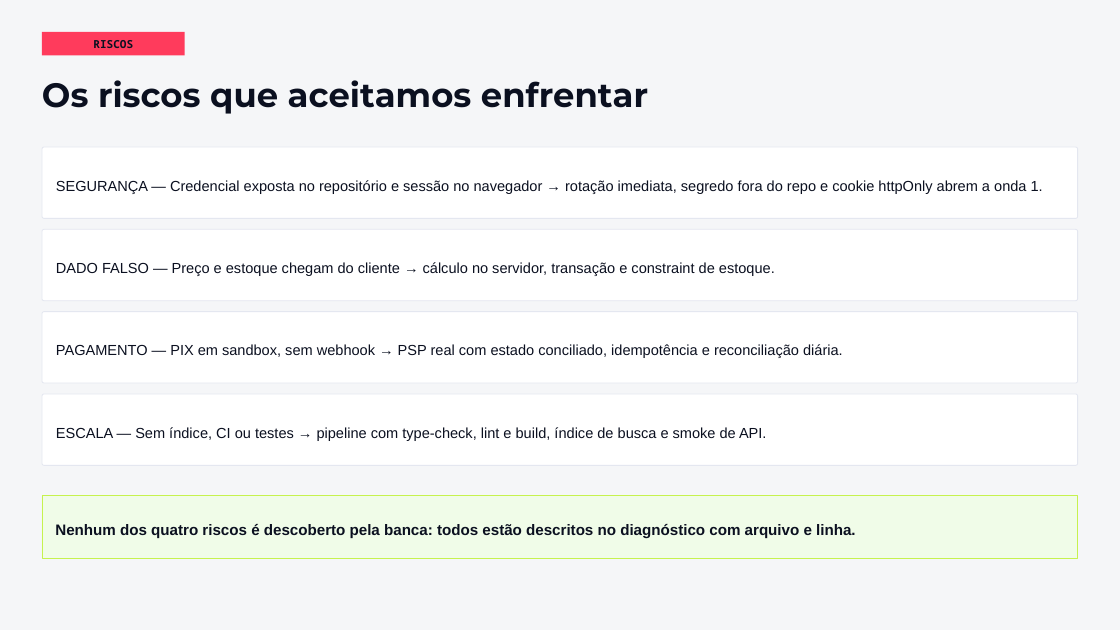
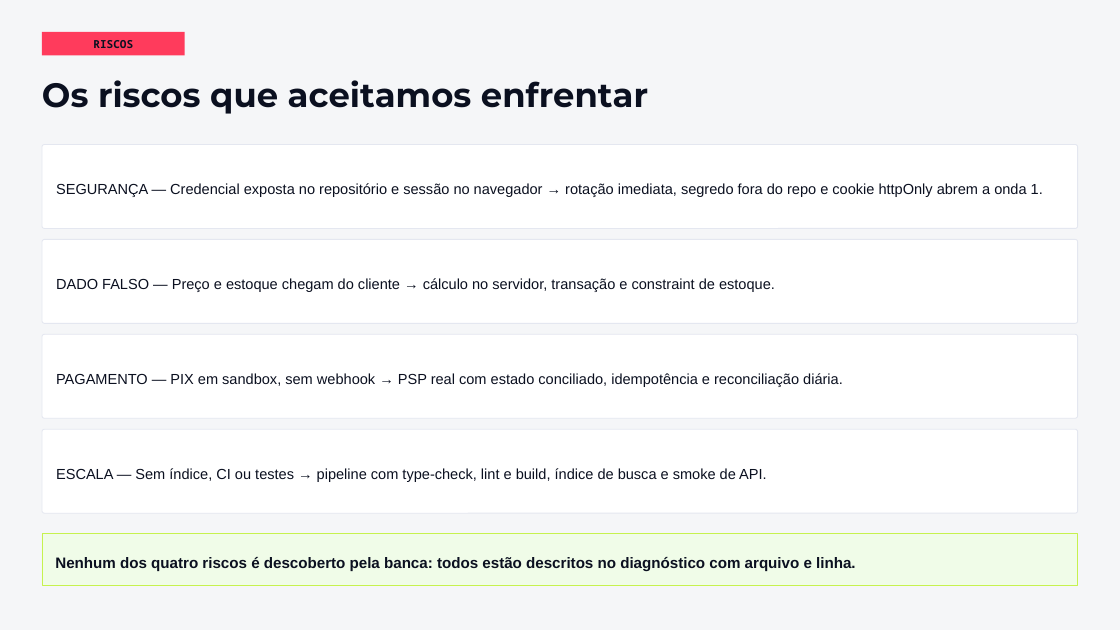
Before and after one commit to FeufeuP/-CoreMotion, a slide deck: slide 13 of docs/etapa-5/pessoa-4/apresentacao/CoreMotion-Pitch-animado.pptx. Drawn at 1120x630 pixels with LibreOffice and Linux fonts; fonts in the diff are those of the drawing. Boxes give left, top, right and bottom in pixels: in the first picture for what was removed or moved away, otherwise in the second. Text is boxed around its words. In the diff, an @@ line names an element or a change of style, - is before the commit and + after.

```diff
--- a/docs/etapa-5/pessoa-4/apresentacao/CoreMotion-Pitch-animado.pptx
+++ b/docs/etapa-5/pessoa-4/apresentacao/CoreMotion-Pitch-animado.pptx
@@ rounded rectangle "SEGURANÇA — Credencial exposta no ...": place and size @@
-rounded rectangle "SEGURANÇA — Credencial exposta no ..." at [42, 147, 1078, 218]
+rounded rectangle "SEGURANÇA — Credencial exposta no ..." at [42, 145, 1078, 229]
@@ rounded rectangle "DADO FALSO — Preço e ...": place and size @@
-rounded rectangle "DADO FALSO — Preço e ..." at [42, 229, 1078, 301]
+rounded rectangle "DADO FALSO — Preço e ..." at [42, 239, 1078, 323]
@@ rounded rectangle "PAGAMENTO — PIX em sandbox, ...": place and size @@
-rounded rectangle "PAGAMENTO — PIX em sandbox, ..." at [42, 312, 1078, 383]
+rounded rectangle "PAGAMENTO — PIX em sandbox, ..." at [42, 334, 1078, 418]
@@ rounded rectangle "ESCALA — Sem índice, CI ...": place and size @@
-rounded rectangle "ESCALA — Sem índice, CI ..." at [42, 394, 1078, 465]
+rounded rectangle "ESCALA — Sem índice, CI ..." at [42, 429, 1078, 513]
@@ rectangle "Nenhum dos quatro riscos é ...": place and size @@
-rectangle "Nenhum dos quatro riscos é ..." at [42, 496, 1078, 559]
+rectangle "Nenhum dos quatro riscos é ..." at [42, 534, 1078, 586]
```
Also in this commit, not shown: 10 other slides changed, 5 other files.
